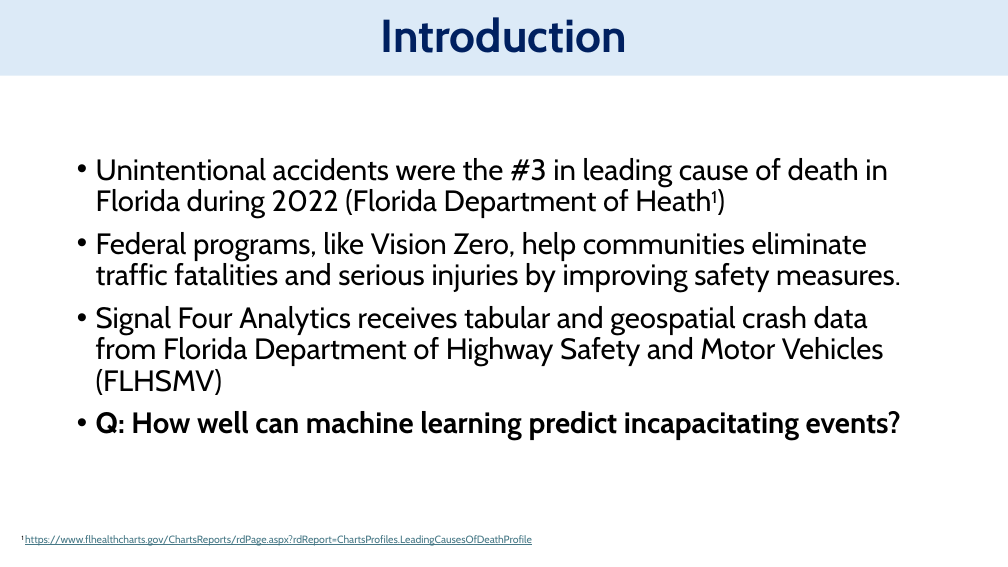
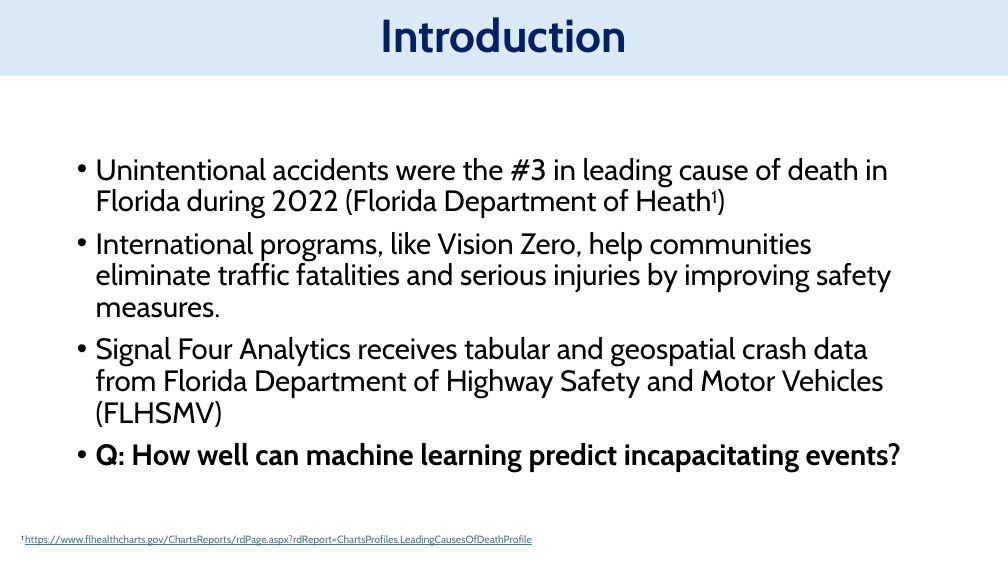
Before and after one commit to bofethe/signal-four, a slide deck: slide 2 of PredictiveCrashAnalysis.pptx. Drawn at 1008x567 pixels with LibreOffice and Linux fonts; fonts in the diff are those of the drawing. Boxes give left, top, right and bottom in pixels: in the first picture for what was removed or moved away, otherwise in the second. Text is boxed around its words. In the diff, an @@ line names an element or a change of style, - is before the commit and + after.

```diff
--- a/PredictiveCrashAnalysis.pptx
+++ b/PredictiveCrashAnalysis.pptx
@@ text at bbox=[96, 232, 891, 318]: text changed @@
-• Federal programs, like Vision Zero, help communities eliminate traffic fatalities and serious injuries by improving safety measures.
+• International programs, like Vision Zero, help communities eliminate traffic fatalities and serious injuries by improving safety measures.
```
Also in this commit, not shown: 5 other slides changed, 1 slide removed, 4 other files.
